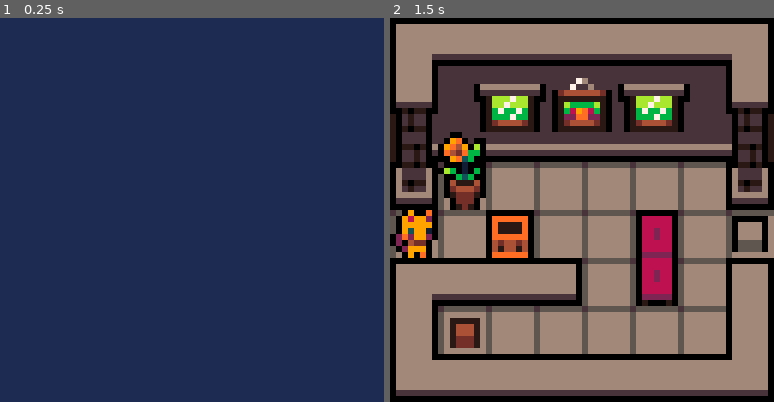
Above: before the commit, frames 1-2 (left to right).
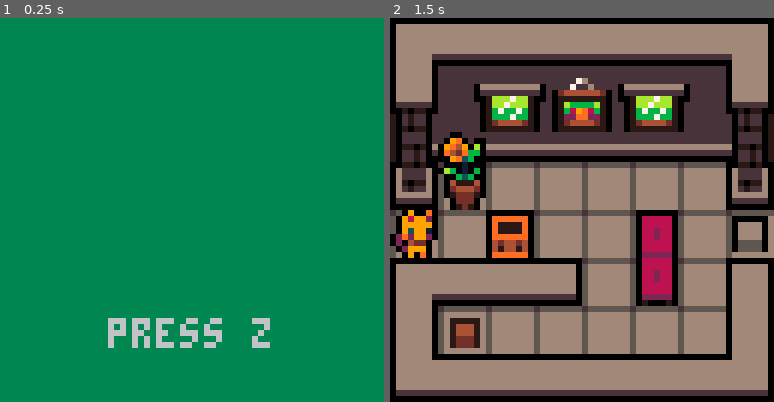
Above: after the commit, the same moments.

Repository: konata-chan404/Kitty-Kondo
Game: PICO-8 cartridge game.p8
Two runs of this game, one before a commit and one after it. Both use one fixed random seed, a clock stepped at 60 frames per second and the inputs below.
Inputs:
- Up to frame 1 (0.25 s): no input
- Up to frame 2 (1.5 s): tap X (X key) at 0.33, 1.07 s; tap O (Z key) at 0.7 s

The runs differ from the first frame. In frame 1, 100% of the frame differs, in the area x 0-100%, y 0-100%; in frame 2, nothing differs.

Commit message:
menu text flash

Diff:
--- a/game.p8
+++ b/game.p8
@@ -15,6 +15,9 @@
 
 -- menu functions
 function menu_init()
+	t = 0
+	t_flash = 10
+	flash_time = 5
 	_update = menu_update
 	_draw = menu_draw
 end
@@ -26,7 +29,16 @@
 end
 
 function menu_draw()
-	cls(1)
+	cls(3)
+	if t < t_flash
+	then
+		print("press z", 32-14 , 50)
+	else
+		if t == flash_time + t_flash
+		then t = 0 end
+	end
+
+	t += 1
 end
 
 -- main game functions
